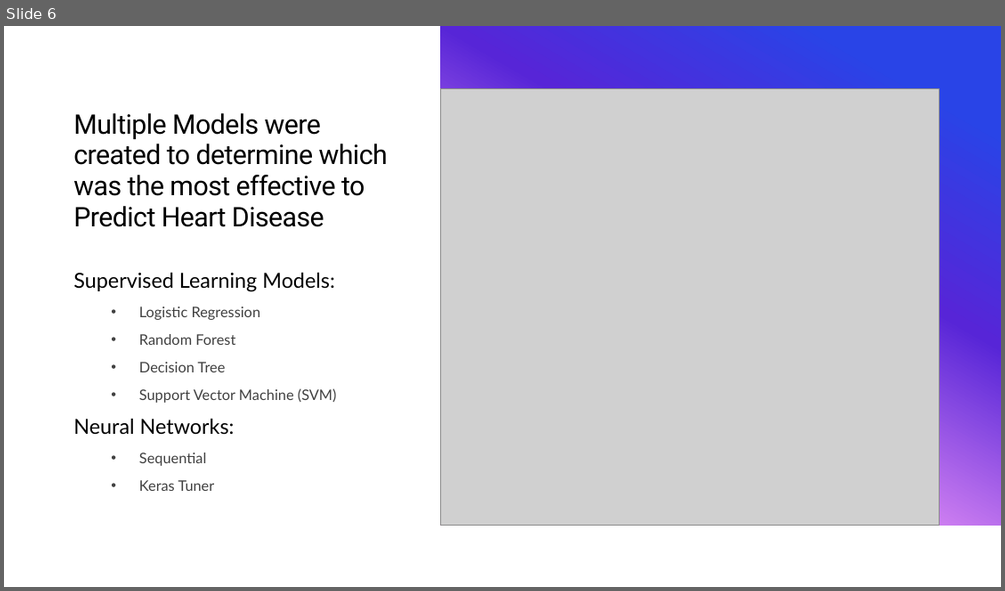
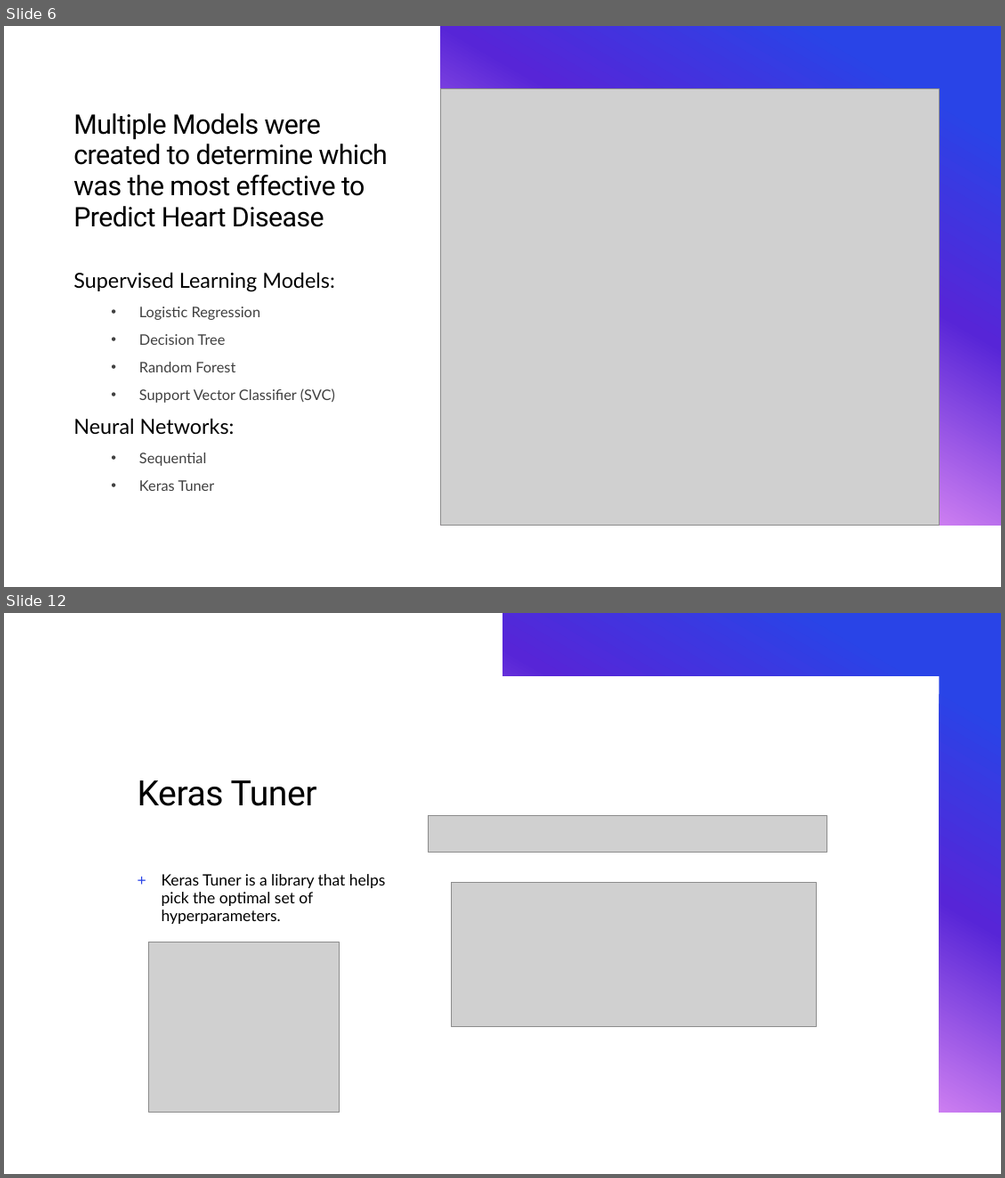
Before and after one commit to b-wild/Heart_Desiease, a slide deck: heart disease heart presentation.pptx. Shown one above the other, each under a label of ours: slide 6 before the commit, slides 6 and 12 after it; the slides between them are not shown. The pictures are 1005x591 and 1005x1178 pixels, drawn with LibreOffice and Linux fonts; fonts in the diff are those of the drawing; grey boxes stand for pictures. Boxes give left, top, right and bottom in pixels: in the first picture for what was removed or moved away, otherwise in the second. Text is boxed around its words. In the diff, an @@ line names an element or a change of style, - is before the commit and + after.

```diff
--- a/heart disease heart presentation.pptx
+++ b/heart disease heart presentation.pptx
@@ slide 12 added at <box>4,613,1001,1174</box>, background #FFFFFF; not listed: 1 template element that a slide beside it also shows @@
@@ freeform shape added at <box>4,613,1001,1112</box>, fill gradient #2944E7 to #5725D7 to #CE7FF1 to #D517C0 to #E72983 @@
@@ rectangle added at <box>4,613,1001,1174</box>, fill #FFFFFF @@
@@ freeform shape added at <box>4,613,1001,1112</box>, fill gradient #2944E7 to #5725D7 to #CE7FF1 to #D517C0 to #E72983 @@
@@ rectangle added at <box>4,613,502,1174</box>, fill #FFFFFF @@
@@ title added at <box>138,780,317,806</box>, 33.6 pt, text #000000 @@
+Keras Tuner
@@ picture added at <box>428,816,827,852</box> @@
@@ text added at <box>162,874,385,924</box>, 15 pt, text #000000 @@
++ Keras Tuner is a library that helps pick the optimal set of hyperparameters.
@@ picture added at <box>451,882,817,1026</box> @@
@@ picture added at <box>148,941,339,1111</box> @@
@@ slide 6 changed as well @@
@@ text at <box>139,334,226,345</box>: paragraph added @@
+  • Decision Tree
@@ text at <box>139,388,335,402</box>: text changed @@
-  • Decision Tree
-  • Support Vector Machine (SVM)
+  • Support Vector Classifier (SVC)
```
Also in this commit, not shown: 5 other slides changed, 7 other slides added, 6 slides removed, 9 other files.
